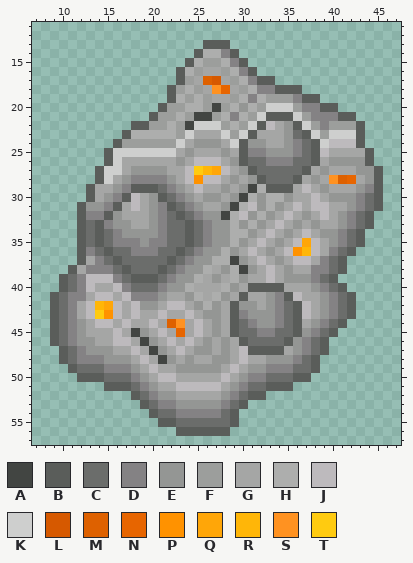
File history of a pixel-art sprite, src/sprite/a1.png. That is the earlier state.
The file is 64x64 pixels. Colours within 5 levels of each other are drawn and written as one. Shown: x 7..47, y 11..57.
Palette (. is transparent): A #424542  B #5a5d5a  C #6b6d6b  D #848284  E #949694  F #9c9e9c  G #a5a6a5  H #adaead  J #bdbabd  K #cecfce  L #d65900  M #de6100  N #e76500  P #ff9200  Q #ffa608  R #ffb608  S #ff9221  T #ffcb10
Pixels before, first column x 9:
13 .................BBB.................
14 ................BHHDB................
15 ...............BHFFHDB...............
16 ..............BHFGGFHDB..............
17 ..............BFGMLGFHDBB............
18 .............BFHFGSNGFHDDBBB.........
19 .............BHFHFGGFHDHFFFDBB.......
20 ............BFFHHFAFHEHFKKKFDDBB.....
21 ...........BFFHFAAFHDHFKBBBKFDDDBB...
22 .........BBFFHFAKKKFHFKBJGEBKFDFFFB..
23 ........BHHHHHFKGGGKFKBGGGECBKFKKKB..
24 .......BFFFFFFKGEEEGKBEEGGEDCBKJJJB..
25 ......BKKKKKKKGEGGGEGBDDEEEDCBJGGGGB.
26 ......BKGGGGGGEGJJJGEBCCDDDCCBGEEEEB.
27 .....BKKGEEEEGGJTRQJGEBCCCCCBGEGGGEEB
28 .....BKGEDDDDEGJPJJGEGEBCCCBGEGSMNGEB
29 ....BGGEDBBBCDEGJGGEGEAHBBBGJGEGGGEDB
30 ....BGEDBJGEBCDEGEEGEAHEHHEGGJGEEEDCB
31 ...BEEDBGJGEDBCDEGGEAHJEHEGJGJJGGEDCB
32 ...BDDBEGGGEDCBCDEEAHJEHEGJGEGJGEDCB.
33 ...BCBDEEGGEDCCBCDEEHEHEGJGEGEGGEDCB.
34 ...BCBCDEEEEDCCBCDEEHHEGJGEGJGEEDCB..
35 ...BCBCDDDEDDCCBCDEEHEGJGEGJQJGEDCB..
36 ...BDCBCCDDDCCBCDEEHEGJGEGJPRJGDCB...
37 ...BGDCBCCCCCBCDEEHHAEGJGEGJJGDCB....
38 ..BGDDDCBCCCBCDEEHGEHAEGJGEGGDDCB....
39 .BCDJJJDCBBBCDEEHGEGHEGGJGEEEDCB.....
40 .BCDJGGJDCCCDEEHGGGHEGBBBBGGGEDCB....
41 BCDDGJJGJDDDEGGEHGHEGBGGEDBJGGEDCB...
42 BCDGJRQJGJEEGJJGEHEGBEEGEDCBJGEDCB...
43 BCDGJTPJGJGGJGGJGEEGBDEEEDCBJGEDCB...
44 BCDEGJJGJGGJGMSGJGEGBCDEEDCBGEDCB....
45 BCDEGGGJGAEGJGNGJGEGBCCDDCCBEDCB.....
46 BCDEEGGJJGAEGJGJGEGEGBCCCCBEDCB......
47 .BCDEEEGGJGAEGJGEEGEGJBBBBGEDCB......
48 .BCDDDEEEGJGAEGEGGEEGJGGEEEDCB.......
49 ..BCCCDDDEGJGGEEEEEGJGEEDDDCCB.......
50 ...BBBCCCDEGJJGGGGGJGEDDCCCBB........
51 ......BBBCDEGGJJJJJGEDCCBBB..........
52 .........BCDEEGGGGGEDCBB.............
53 ..........BCDDEEEEEDCB...............
54 ...........BCCDDDDDCB................
55 ............BBCCCCCCB................
56 ..............BBBBBB.................
New version:
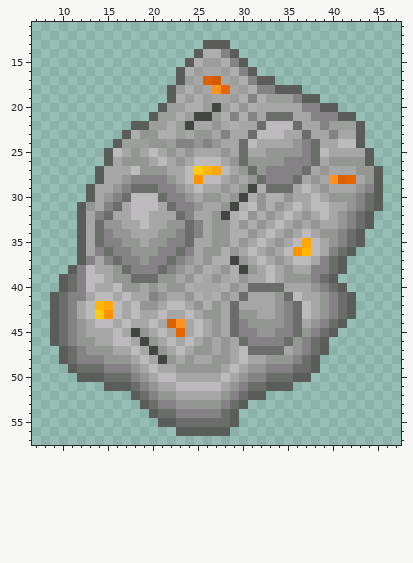
Author's note on the commit: Asteroid 1 2.0 AYAYAYAYAYA
Edits made:
Changed rows in their new state; - is an unchanged pixel.
first column x 12:
20 --------------------GGGGG------
21 -------------------DGCCCGG-----
22 -------------GGEG-GGC-JJCGG----
23 -------EE---GEE-DGGCJJJGGCGGDGG
24 --------EE-DD-D--GCJG--GEDCGG--
25 ----JGEGJGE-------CGG---EDC----
26 ----GEEE-J--------CEEEE-DDC----
27 ---GG-J------------CEDDDDC-----
28 ---G----------------CDDDC------
29 ------CCCD-----------CCC-------
30 -----C-JJCD--------------------
31 --G-C--JJGCD-------------------
32 -G-CG-JJGGGCDGG----------------
33 -GCE-G-JGGEECDG----------------
34 -GCDE-GGGEEDCDG----------------
35 -GCD-EEGEEDDCGG----------------
36 -GDCDDEEEDDCDG-----------------
37 -DGDCDDEDDCDEG-----------------
38 DJGGECDDDCDEG------------------
39 ---GEECCCEEG-------------------
40 -----EEGEG---------CCCC--------
41 ------GG----------C--GEC-------
42 -----------------CGG-GEDC------
43 -----------------CE-GGEDC------
44 -----------------CDE--EDC------
45 -----------------CDDEEDDC------
46 ------------------CDDDDC-------
47 -------------------CCCC--------
Boxes around the changes in both pictures, in picture pixels (x1, y1, x2, y2):
changed: (77, 103, 356, 355)
